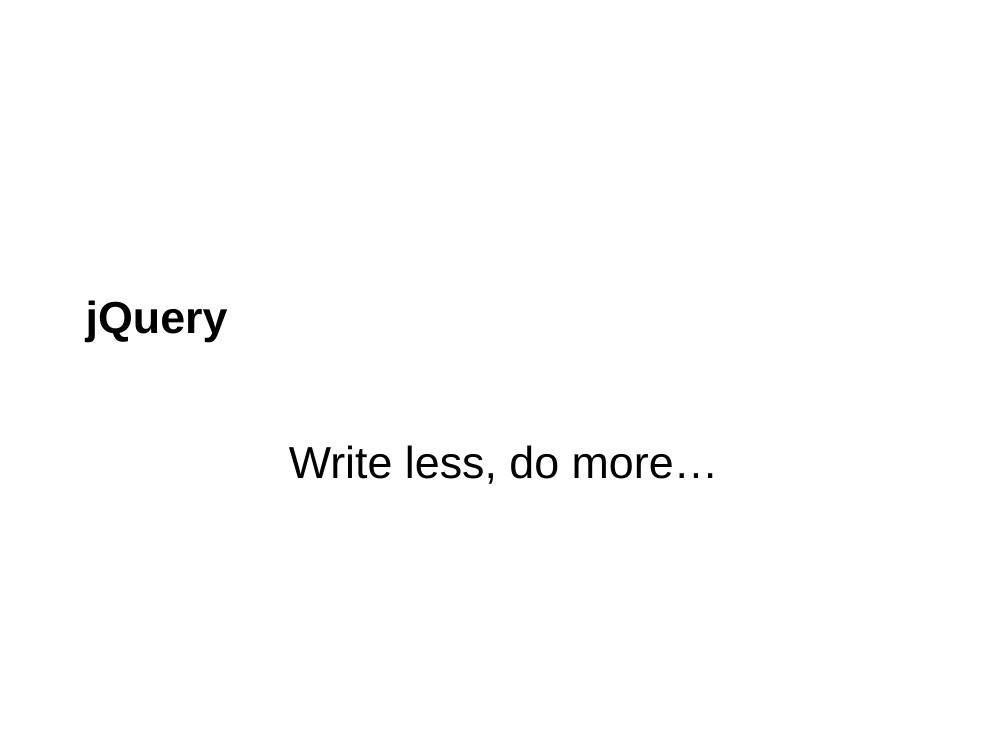
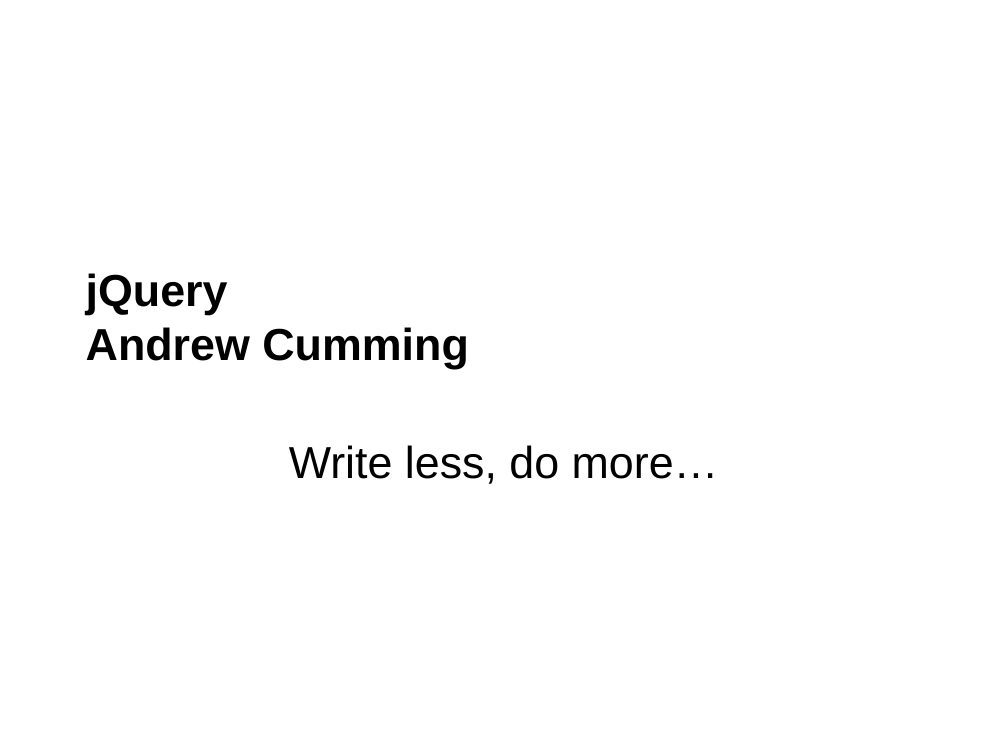
Before and after one commit to napier40000036/jQueryTutorial, a slide deck: slide 1 of jQuery L01 Introduction.pptx. Drawn at 1008x756 pixels with LibreOffice and Linux fonts; fonts in the diff are those of the drawing; background and template pictures are left out. Boxes give left, top, right and bottom in pixels: in the first picture for what was removed or moved away, otherwise in the second. Text is boxed around its words. In the diff, an @@ line names an element or a change of style, - is before the commit and + after.

```diff
--- a/jQuery L01 Introduction.pptx
+++ b/jQuery L01 Introduction.pptx
@@ title at (86,273,469,369): text changed @@
-jQuery
+jQuery
+Andrew Cumming
```
Also in this commit, not shown: 6 other slides changed, 16 slides added, 3 slides removed, 2 other files.
